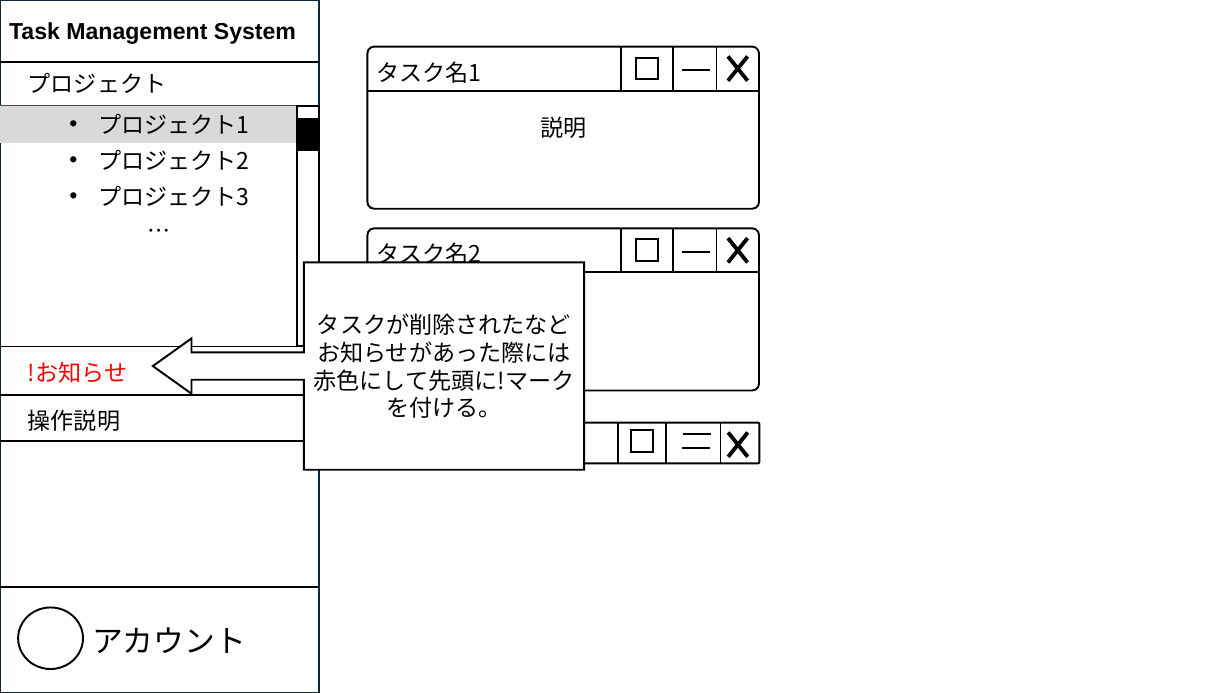
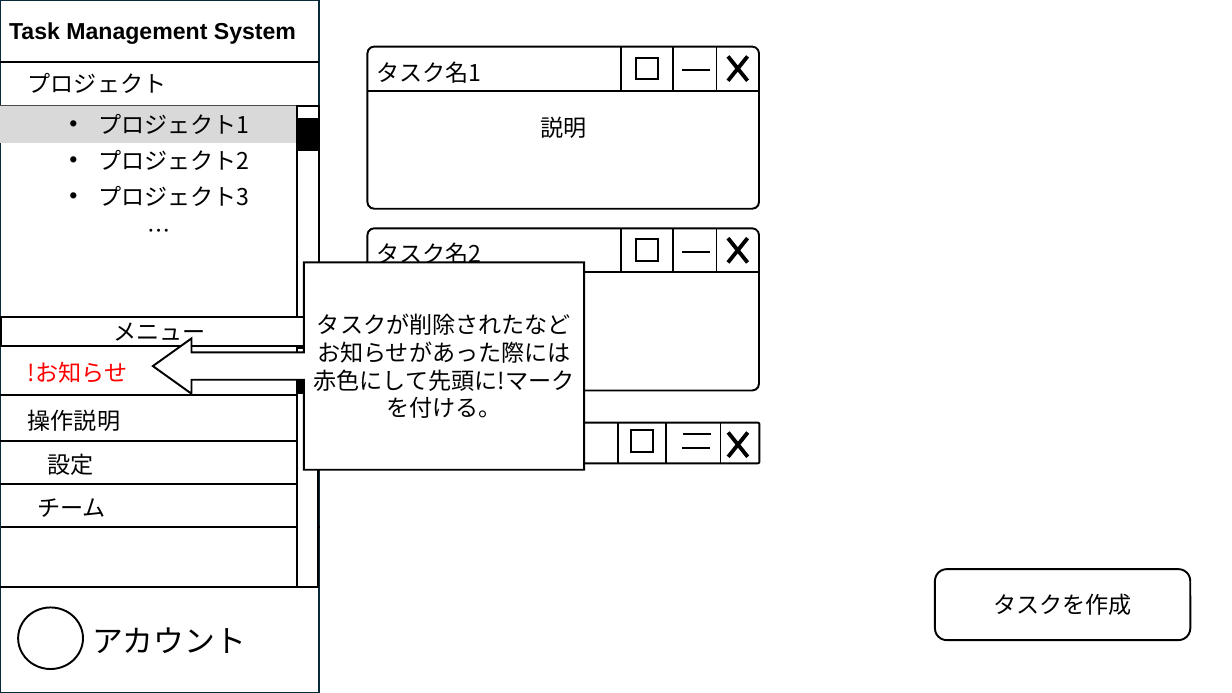
Before and after one commit to SanaeProject/TMSProject, a slide deck: slide 10 of UIデザイン.pptx (slide 9 before the commit). Drawn at 1232x693 pixels with LibreOffice and Linux fonts; fonts in the diff are those of the drawing. Boxes give left, top, right and bottom in pixels: in the first picture for what was removed or moved away, otherwise in the second. Text is boxed around its words. In the diff, an @@ line names an element or a change of style, - is before the commit and + after.

```diff
--- a/UIデザイン.pptx
+++ b/UIデザイン.pptx
@@ rectangle added at [1, 317, 318, 347], fill #FFFFFF, outline #000000 1.5 pt, 18 pt, text #000000 @@
+メニュー
@@ rectangle added at [297, 348, 318, 588], fill #FFFFFF, outline #000000 1.5 pt @@
@@ rectangle added at [297, 360, 318, 393], fill #000000, outline #000000 1.5 pt @@
@@ text added at [47, 453, 93, 475], 18 pt, text #000000 @@
+設定
@@ line added from (319, 484) to (0, 484), #000000 1.5 pt @@
@@ text added at [37, 498, 106, 517], 18 pt, text #000000 @@
+チーム
@@ line added from (320, 527) to (1, 527), #000000 1.5 pt @@
@@ rounded rectangle added at [935, 569, 1190, 640], fill #FFFFFF, outline #000000 1.5 pt, 18 pt, text #000000 @@
+タスクを作成
```
Also in this commit, not shown: 15 other slides changed, 2 slides added.
